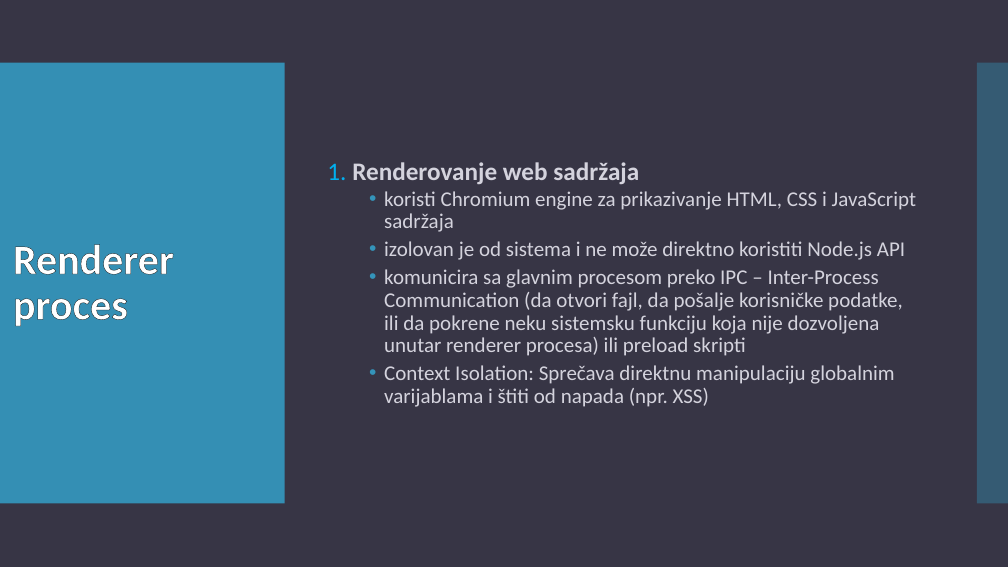
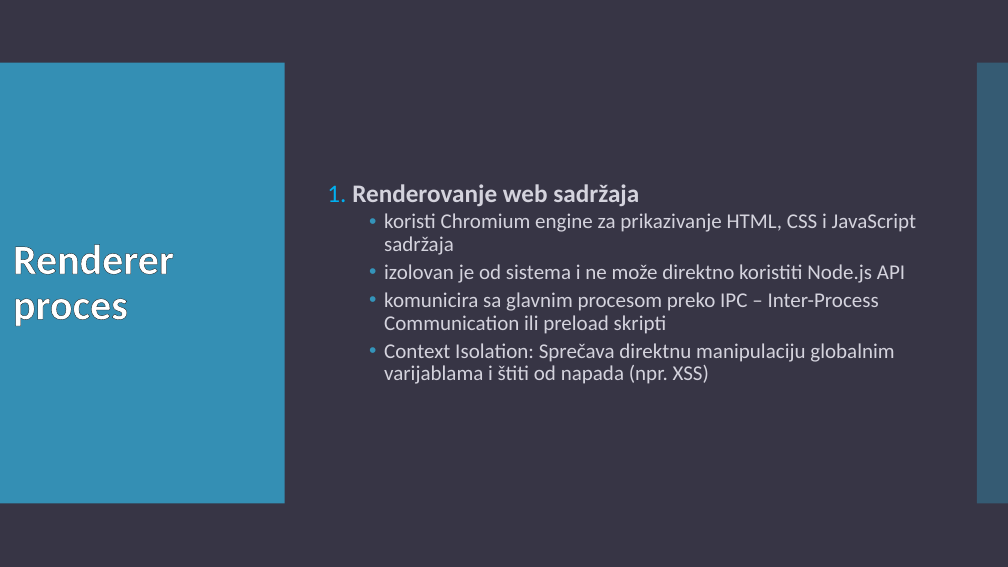
Before and after one commit to teodora18040cvetkovic/electron_react, a slide deck: slide 8 of Electron.pptx. Drawn at 1008x567 pixels with LibreOffice and Linux fonts; fonts in the diff are those of the drawing. Boxes give left, top, right and bottom in pixels: in the first picture for what was removed or moved away, otherwise in the second. Text is boxed around its words. In the diff, an @@ line names an element or a change of style, - is before the commit and + after.

Commit message:
final

```diff
--- a/Electron.pptx
+++ b/Electron.pptx
@@ text at (384, 292, 879, 334): text changed @@
-  • komunicira sa glavnim procesom preko IPC – Inter-Process Communication (da otvori fajl, da pošalje korisničke podatke, ili da pokrene neku sistemsku funkciju koja nije dozvoljena unutar renderer procesa) ili preload skripti
+  • komunicira sa glavnim procesom preko IPC – Inter-Process Communication ili preload skripti
```
Also in this commit, not shown: 6 other slides changed, 3 slides added, 1 slide removed.
